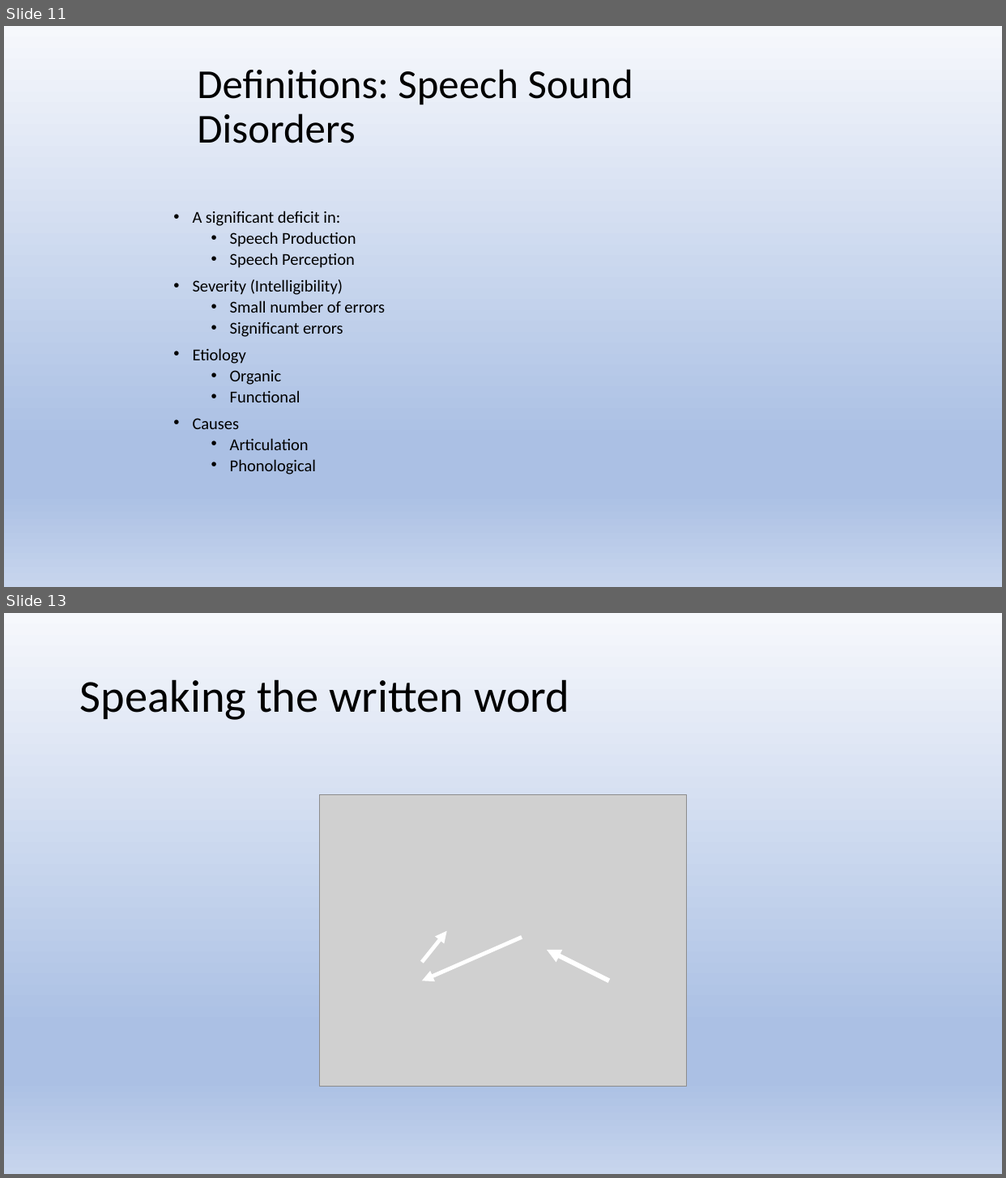
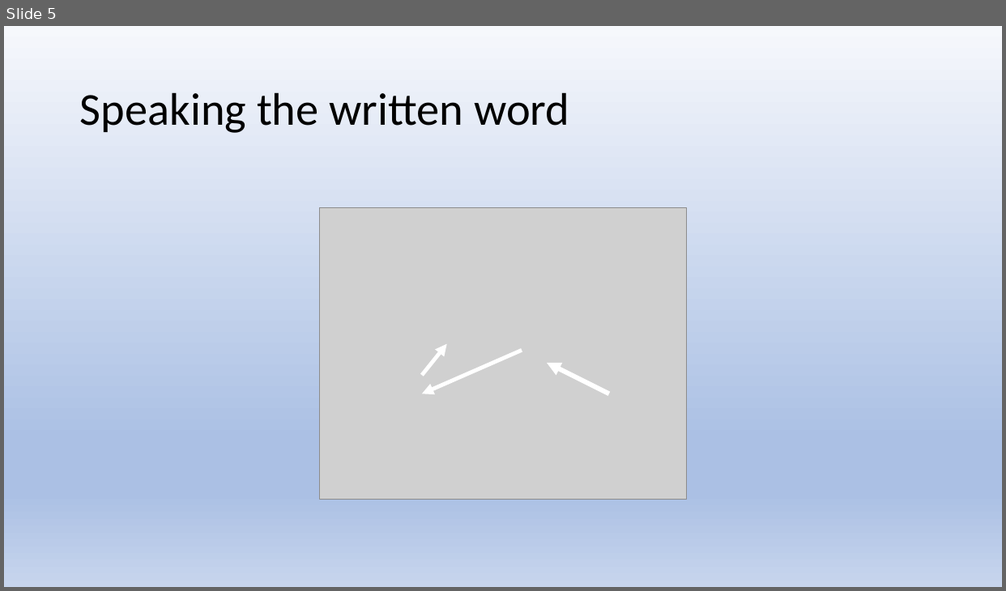
Before and after one commit to Jim-Wright90/cds431_sp22, a slide deck: slides/cds431_week2_1.pptx. Shown one above the other, each under a label of ours: slides 11 and 13 before the commit, slide 5 after it; the slides between them are not shown. The pictures are 1006x1178 and 1006x591 pixels, drawn with LibreOffice and Linux fonts; fonts in the diff are those of the drawing; grey boxes stand for pictures. Boxes give left, top, right and bottom in pixels: in the first picture for what was removed or moved away, otherwise in the second. Text is boxed around its words. In the diff, an @@ line names an element or a change of style, - is before the commit and + after.

```diff
--- a/slides/cds431_week2_1.pptx
+++ b/slides/cds431_week2_1.pptx
@@ slide 11 removed at <box>4,26,1002,587</box>, background gradient #F6F8FC to #ABC0E4 to #C7D5ED @@
@@ title removed at <box>197,69,633,143</box> @@
-Definitions: Speech Sound Disorders
@@ text removed at <box>193,211,385,475</box> @@
-• A significant deficit in:
-  • Speech Production
-  • Speech Perception
-• Severity (Intelligibility)
-  • Small number of errors
-  • Significant errors
-• Etiology
-  • Organic
-  • Functional
-• Causes
-  • Articulation
-  • Phonological
@@ what was slide 13 is now slide 5 @@
```
Also in this commit, not shown: 13 slides changed, 1 slide added, 7 other slides removed, 1 other file.
